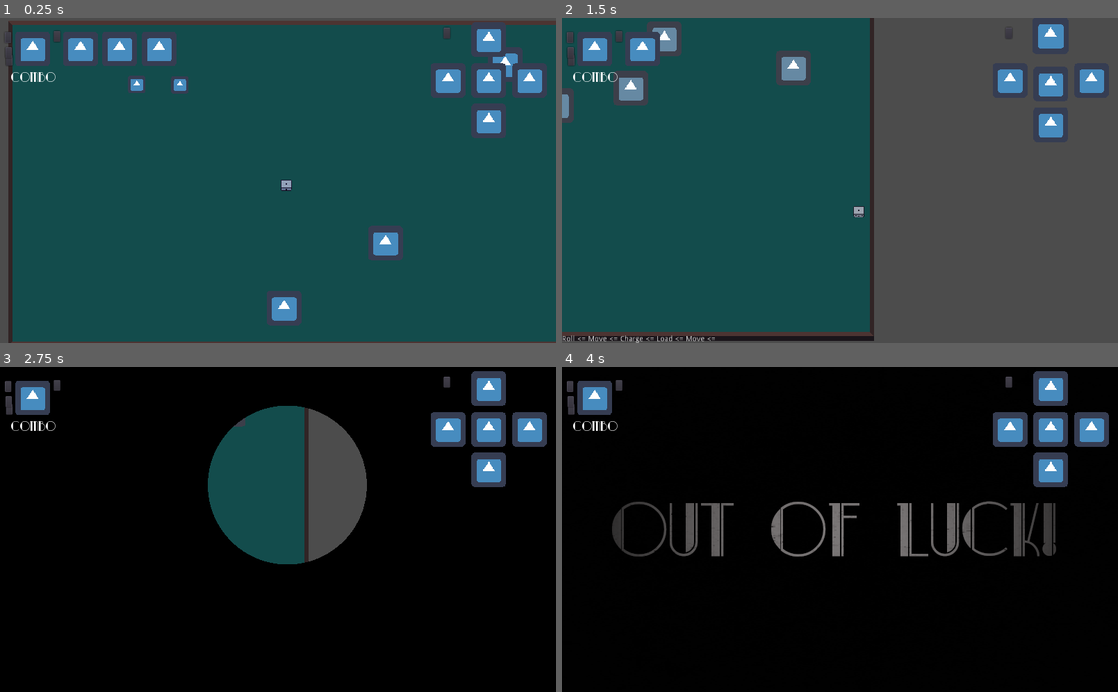
Above: before the commit, frames 1-4 (two rows, left to right).
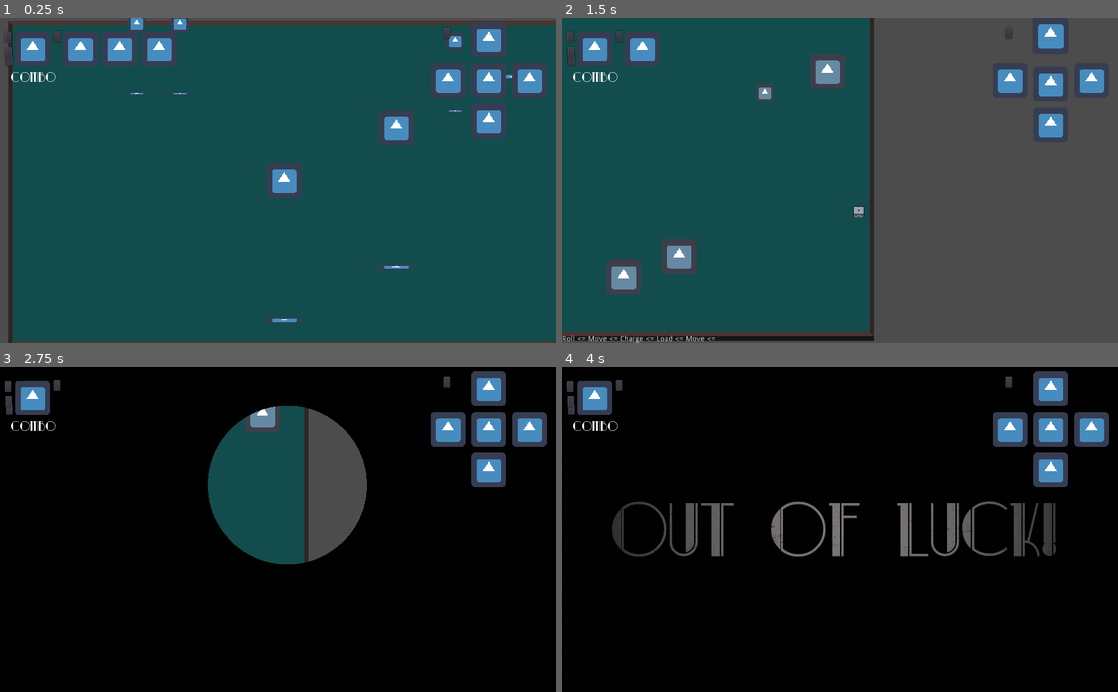
Above: after the commit, the same moments.

Repository: andrebariani/gmtk2022
Game: Godot game, scene res://src/Main.tscn
Two runs of this game, one before a commit and one after it. Both use one fixed random seed, a clock stepped at 60 frames per second and the inputs below. The engine's default icon, where the game draws it, is replaced by a stand-in: a white triangle on a blue panel in a dark square.
Inputs (mouse positions are in pixels of both pictures, inside the frame that each line leads up to):
- Up to frame 1 (0.25 s): no input
- Up to frame 2 (1.5 s): tap Enter (ui_accept) at 0.5, 0.77 s; move the mouse to (962, 164) at 0.52 s; hold D (move_right) 0.53-1.28 s; click (962, 164) at 0.6 s; move the mouse to (728, 196) at 1.27 s; hold S (move_down) from 1.28 s (still down); tap Space (roll) at 1.35 s
- Up to frame 3 (2.75 s): tap Enter (ui_accept) at 1.52 s; move the mouse to (333, 458) at 2.02 s; release S (move_down) at 2.03 s; hold D (move_right) from 2.03 s (still down); click (333, 458) at 2.1 s
- Up to frame 4 (4 s): move the mouse to (812, 594) at 2.77 s; release D (move_right) at 2.78 s; hold W (move_up) 2.78-3.53 s; tap Space (roll) at 2.85 s; tap Enter (ui_accept) at 3.02, 3.77 s; move the mouse to (1006, 578) at 3.52 s; hold A (move_left) from 3.53 s (still down); click (1006, 578) at 3.6 s

The runs differ from the first frame. In frame 1, 3.7% of the frame differs, in the area x 23-94%, y 0-95%; in frame 2, 4.1%, in the area x 0-51%, y 1-86%; in frame 3, 0.4%; in frame 4, nothing differs.

Commit message:
animação caida

Diff:
--- a/src/Main.tscn
+++ b/src/Main.tscn
@@ -47,6 +47,7 @@
 
 [node name="Ranged_enemy" parent="YSort" instance=ExtResource( 8 )]
 position = Vector2( 842, -467 )
+collision_layer = 2
 
 [node name="CanvasLayer" type="CanvasLayer" parent="."]
 
@@ -62,9 +63,6 @@
 
 [node name="Enemies_spawner" parent="." instance=ExtResource( 11 )]
 
-[node name="CollisionShape2D" parent="Enemies_spawner/Area2D" index="0"]
-position = Vector2( -0.5, -5.5 )
-
 [connection signal="advanced_combo" from="YSort/Player" to="." method="_on_Player_advanced_combo"]
 [connection signal="died" from="YSort/Player" to="." method="_on_Player_died"]
 [connection signal="health_changed" from="YSort/Player" to="." method="_on_Player_health_changed"]
--- a/src/entities/enemies/Enemy_base.gd
+++ b/src/entities/enemies/Enemy_base.gd
@@ -6,7 +6,7 @@
 export (float) var speed
 export (bool) var protector
 export (int) var color_number
-enum {NORMAL, KNOCKBACK, STOP, CHARGING, CHARGE}
+enum {NORMAL, GOING_DOWN, KNOCKBACK, STOP, CHARGING, CHARGE}
 var color
 var movement_status = NORMAL
 var protections = 0
@@ -25,6 +25,8 @@
 
 
 func _ready():
+	$AnimationPlayer.play("GOING_DOWN")
+	movement_status = GOING_DOWN
 	color = Constants.enemy_colors[color_number]
 	on_ready()
 
@@ -72,3 +74,6 @@
 
 func _on_Knockback_timer_timeout():
 	movement_status = NORMAL
+
+func _on_AnimationPlayer_animation_finished(anim_name):
+	movement_status = NORMAL
--- a/src/entities/enemies/Enemy_base.tscn
+++ b/src/entities/enemies/Enemy_base.tscn
@@ -1,7 +1,110 @@
-[gd_scene load_steps=3 format=2]
+[gd_scene load_steps=6 format=2]
 
 [ext_resource path="res://src/entities/enemies/Enemy_base.gd" type="Script" id=1]
 [ext_resource path="res://src/entities/enemies/Hurtbox.gd" type="Script" id=2]
+[ext_resource path="res://icon.png" type="Texture" id=3]
+
+[sub_resource type="Animation" id=1]
+resource_name = "GOING_DOWN"
+tracks/0/type = "value"
+tracks/0/path = NodePath("Sprite:position")
+tracks/0/interp = 1
+tracks/0/loop_wrap = true
+tracks/0/imported = false
+tracks/0/enabled = true
+tracks/0/keys = {
+"times": PoolRealArray( 0, 1 ),
+"transitions": PoolRealArray( 1, 1 ),
+"update": 0,
+"values": [ Vector2( 0, -300 ), Vector2( 0, 0 ) ]
+}
+tracks/1/type = "value"
+tracks/1/path = NodePath("Shadow:visible")
+tracks/1/interp = 1
+tracks/1/loop_wrap = true
+tracks/1/imported = false
+tracks/1/enabled = true
+tracks/1/keys = {
+"times": PoolRealArray( 0, 1 ),
+"transitions": PoolRealArray( 1, 1 ),
+"update": 1,
+"values": [ true, false ]
+}
+tracks/2/type = "value"
+tracks/2/path = NodePath("CollisionShape2D:disabled")
+tracks/2/interp = 1
+tracks/2/loop_wrap = true
+tracks/2/imported = false
+tracks/2/enabled = true
+tracks/2/keys = {
+"times": PoolRealArray( 0, 1 ),
+"transitions": PoolRealArray( 1, 1 ),
+"update": 1,
+"values": [ true, false ]
+}
+tracks/3/type = "value"
+tracks/3/path = NodePath("Hurtbox/CollisionShape2D:disabled")
+tracks/3/interp = 1
+tracks/3/loop_wrap = true
+tracks/3/imported = false
+tracks/3/enabled = true
+tracks/3/keys = {
+"times": PoolRealArray( 0, 1 ),
+"transitions": PoolRealArray( 1, 1 ),
+"update": 1,
+"values": [ true, false ]
+}
+
+[sub_resource type="Animation" id=2]
+length = 0.001
+tracks/0/type = "value"
+tracks/0/path = NodePath("Sprite:position")
+tracks/0/interp = 1
+tracks/0/loop_wrap = true
+tracks/0/imported = false
+tracks/0/enabled = true
+tracks/0/keys = {
+"times": PoolRealArray( 0 ),
+"transitions": PoolRealArray( 1 ),
+"update": 0,
+"values": [ Vector2( 0, 0 ) ]
+}
+tracks/1/type = "value"
+tracks/1/path = NodePath("Shadow:visible")
+tracks/1/interp = 1
+tracks/1/loop_wrap = true
+tracks/1/imported = false
+tracks/1/enabled = true
+tracks/1/keys = {
+"times": PoolRealArray( 0 ),
+"transitions": PoolRealArray( 1 ),
+"update": 0,
+"values": [ true ]
+}
+tracks/2/type = "value"
+tracks/2/path = NodePath("CollisionShape2D:disabled")
+tracks/2/interp = 1
+tracks/2/loop_wrap = true
+tracks/2/imported = false
+tracks/2/enabled = true
+tracks/2/keys = {
+"times": PoolRealArray( 0 ),
+"transitions": PoolRealArray( 1 ),
+"update": 0,
+"values": [ false ]
+}
+tracks/3/type = "value"
+tracks/3/path = NodePath("Hurtbox/CollisionShape2D:disabled")
+tracks/3/interp = 1
+tracks/3/loop_wrap = true
+tracks/3/imported = false
+tracks/3/enabled = true
+tracks/3/keys = {
+"times": PoolRealArray( 0 ),
+"transitions": PoolRealArray( 1 ),
+"update": 0,
+"values": [ false ]
+}
 
 [node name="Enemy_base" type="KinematicBody2D"]
 collision_layer = 2
@@ -9,6 +112,7 @@
 script = ExtResource( 1 )
 
 [node name="Sprite" type="Sprite" parent="."]
+texture = ExtResource( 3 )
 
 [node name="CollisionShape2D" type="CollisionShape2D" parent="."]
 
@@ -22,4 +126,14 @@
 [node name="Knockback_timer" type="Timer" parent="."]
 one_shot = true
 
+[node name="AnimationPlayer" type="AnimationPlayer" parent="."]
+anims/GOING_DOWN = SubResource( 1 )
+anims/RESET = SubResource( 2 )
+
+[node name="Shadow" type="Sprite" parent="."]
+position = Vector2( 0, 33 )
+scale = Vector2( 1, 0.140625 )
+texture = ExtResource( 3 )
+
 [connection signal="timeout" from="Knockback_timer" to="." method="_on_Knockback_timer_timeout"]
+[connection signal="animation_finished" from="AnimationPlayer" to="." method="_on_AnimationPlayer_animation_finished"]
--- a/src/entities/enemies/Melee_enemy.tscn
+++ b/src/entities/enemies/Melee_enemy.tscn
@@ -1,7 +1,6 @@
-[gd_scene load_steps=8 format=2]
+[gd_scene load_steps=7 format=2]
 
 [ext_resource path="res://src/entities/enemies/Enemy_chaser.tscn" type="PackedScene" id=1]
-[ext_resource path="res://icon.png" type="Texture" id=2]
 [ext_resource path="res://src/entities/enemies/Melee_enemy.gd" type="Script" id=3]
 
 [sub_resource type="RectangleShape2D" id=1]
@@ -21,9 +20,6 @@
 script = ExtResource( 3 )
 speed = 15000.0
 charge_mult = 7.0
-
-[node name="Sprite" parent="." index="0"]
-texture = ExtResource( 2 )
 
 [node name="CollisionShape2D" parent="." index="1"]
 position = Vector2( -0.5, -0.25 )
--- a/src/spawner/Enemies_spawner.gd
+++ b/src/spawner/Enemies_spawner.gd
@@ -2,7 +2,7 @@
 
 var spawn_width
 var spawn_height
-const SPAWN_DELAY = 1
+const SPAWN_DELAY = 10
 
 onready var player = PlayerReference.get_player()
 onready var spawn_blocker = get_node("Spawn_blocker")
